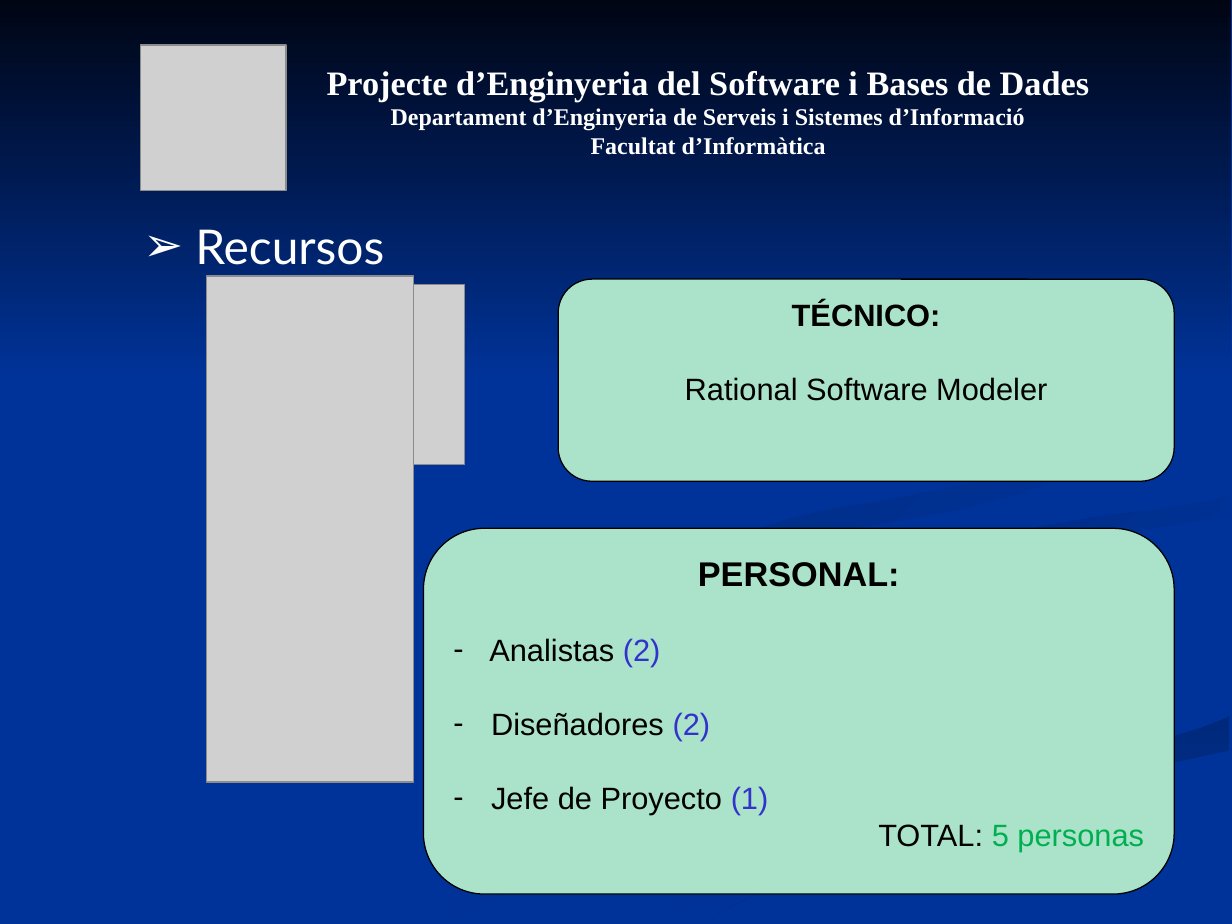
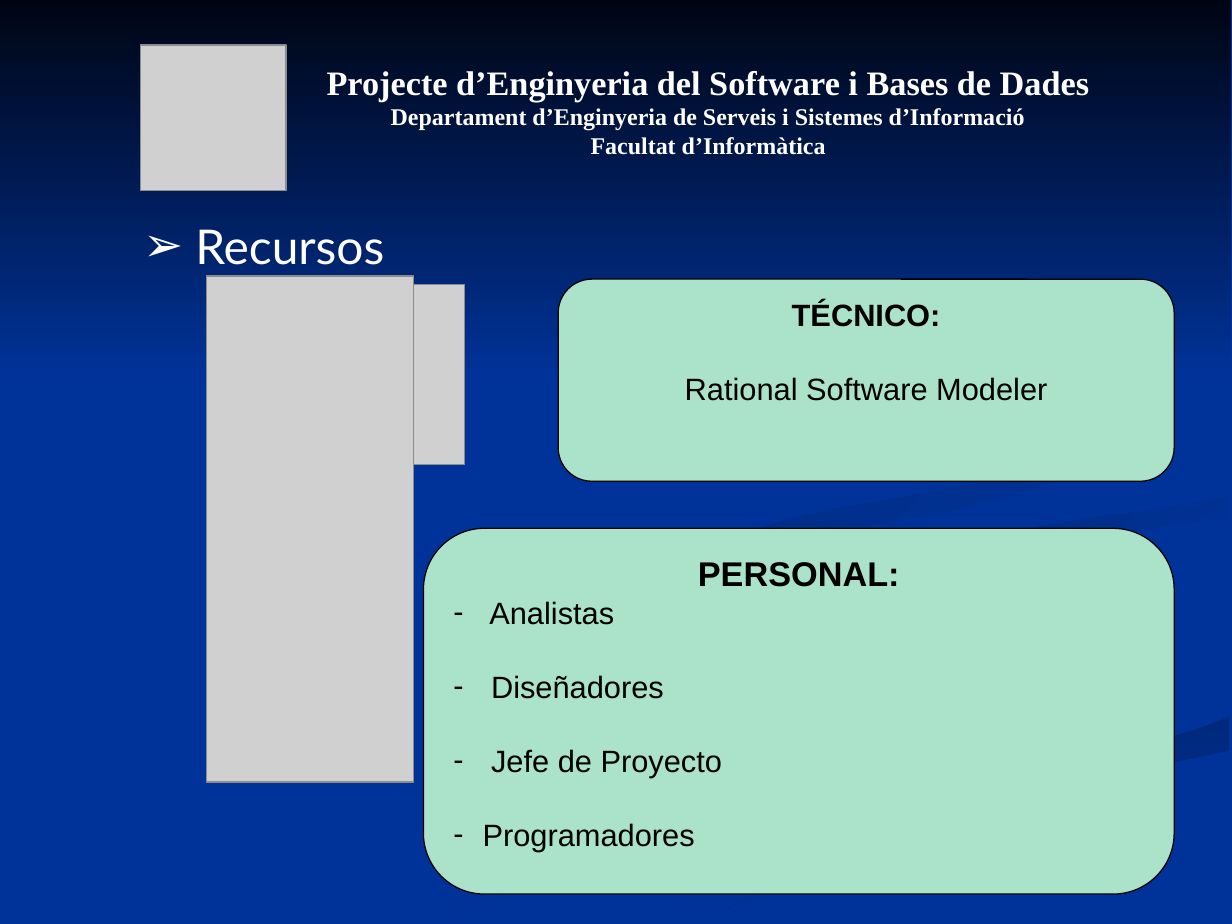
Before and after one commit to mvm9289/escfib, a slide deck: slide 10 of Docs/0910Q2-08-I-1-1.0-Presentacion.ppt. Drawn at 1232x924 pixels with LibreOffice and Linux fonts; fonts in the diff are those of the drawing; grey boxes stand for pictures. Boxes give left, top, right and bottom in pixels: in the first picture for what was removed or moved away, otherwise in the second. Text is boxed around its words. In the diff, an @@ line names an element or a change of style, - is before the commit and + after.

```diff
--- a/Docs/0910Q2-08-I-1-1.0-Presentacion.ppt
+++ b/Docs/0910Q2-08-I-1-1.0-Presentacion.ppt
@@ text in rounded rectangle at [483,601,722,851]: text changed @@
-– Analistas (2)
-– Diseñadores (2)
-– Jefe de Proyecto (1)
-TOTAL: 5 personas
+– Analistas
+– Diseñadores
+– Jefe de Proyecto
+– Programadores
```
Also in this commit, not shown: 3 other slides changed.
